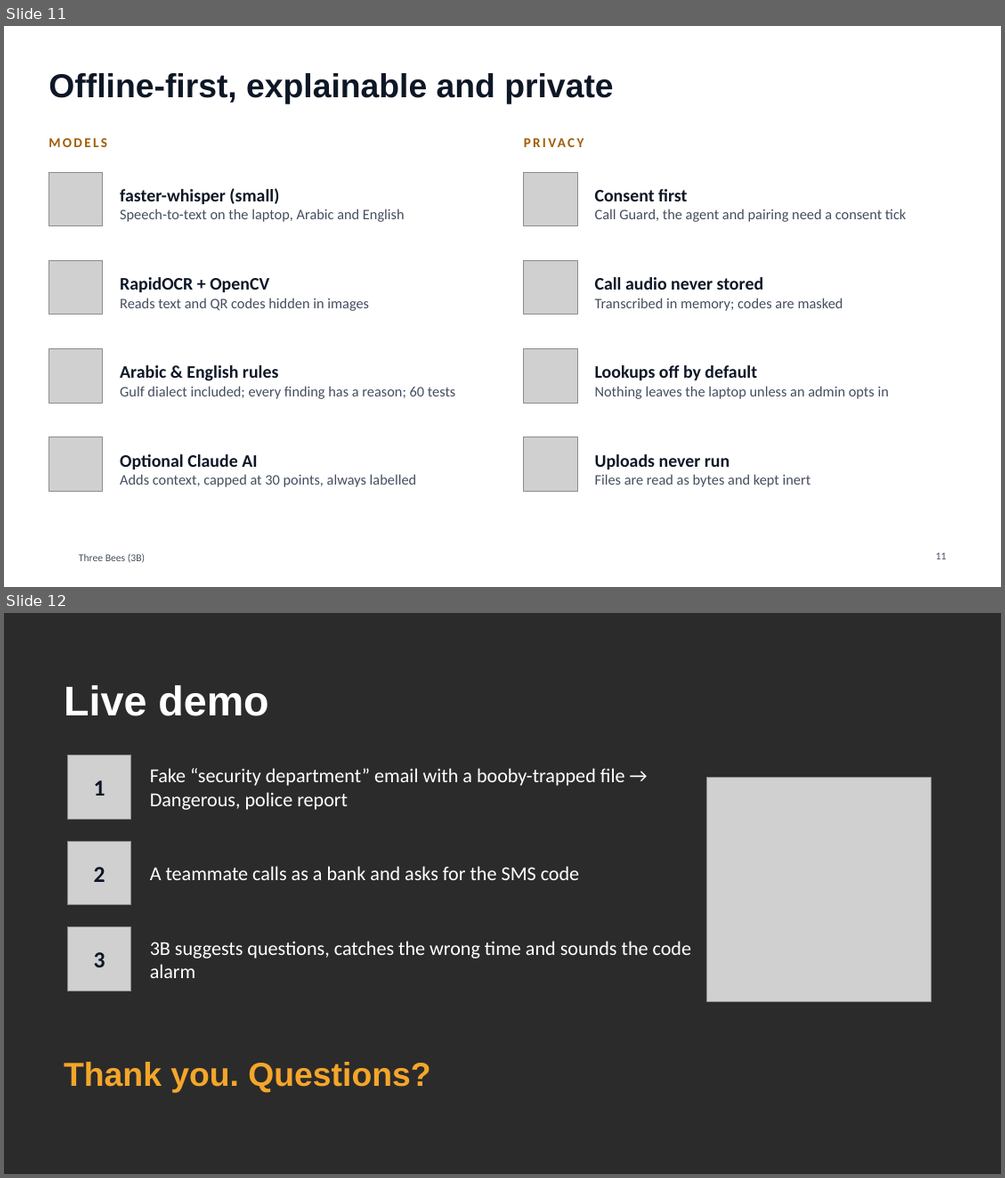
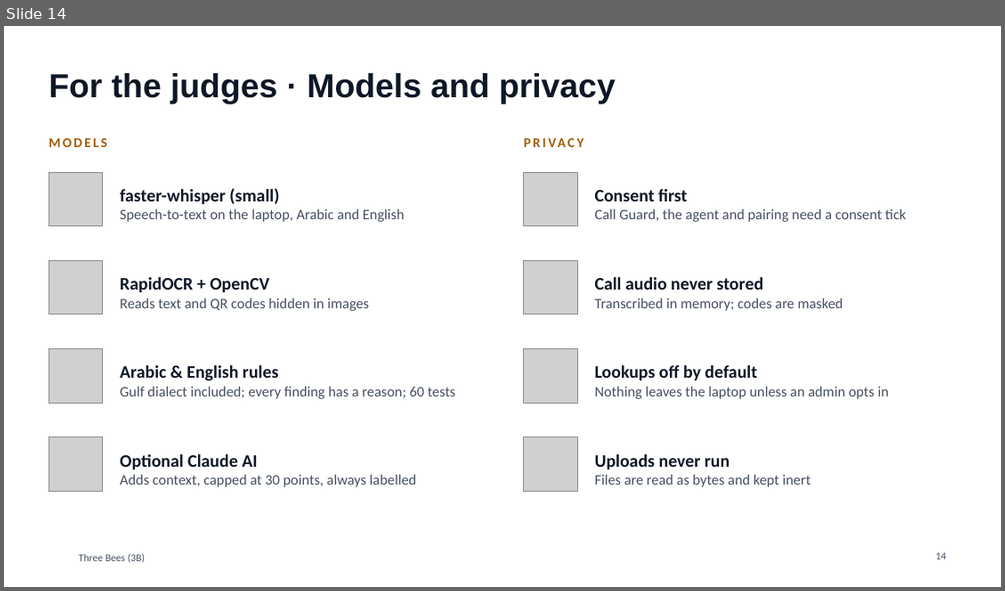
Before and after one commit to Mezx-1/three-bees, a slide deck: docs/presentation/ThreeBees_3B.pptx. Shown one above the other, each under a label of ours: slides 11 and 12 before the commit, slide 14 after it. The pictures are 1005x1178 and 1005x591 pixels, drawn with LibreOffice and Linux fonts; fonts in the diff are those of the drawing; grey boxes stand for pictures; background and template pictures are left out; a plain dark background stands for a picture behind light text. Boxes give left, top, right and bottom in pixels: in the first picture for what was removed or moved away, otherwise in the second. Text is boxed around its words. In the diff, an @@ line names an element or a change of style, - is before the commit and + after.

```diff
--- a/docs/presentation/ThreeBees_3B.pptx
+++ b/docs/presentation/ThreeBees_3B.pptx
@@ slide 12 removed at [4,613,1001,1174], background picture (left out) @@
@@ text removed at [64,685,268,716] @@
-Live demo
@@ picture removed at [67,755,131,819] @@
@@ text removed at [150,768,625,810] @@
-Fake “security department” email with a booby-trapped file → Dangerous, police report
@@ text removed at [94,780,105,795] @@
-1
@@ picture removed at [707,778,931,1002] @@
@@ picture removed at [67,841,131,905] @@
@@ text removed at [94,867,105,882] @@
-2
@@ text removed at [150,866,579,880] @@
-A teammate calls as a bank and asks for the SMS code
@@ picture removed at [67,927,131,990] @@
@@ text removed at [94,952,105,967] @@
-3
@@ text removed at [150,941,691,978] @@
-3B suggests questions, catches the wrong time and sounds the code alarm
@@ text removed at [64,1062,430,1093] @@
-Thank you. Questions?
@@ what was slide 11 is now slide 14 @@
@@ slide 14 changed as well @@
@@ title at [48,73,615,103]: text changed @@
-Offline-first, explainable and private
+For the judges · Models and privacy
@@ page number at [936,552,947,559]: text changed @@
-11
+14
```
Also in this commit, not shown: 2 other slides changed, 11 slides added, 8 other slides removed.
